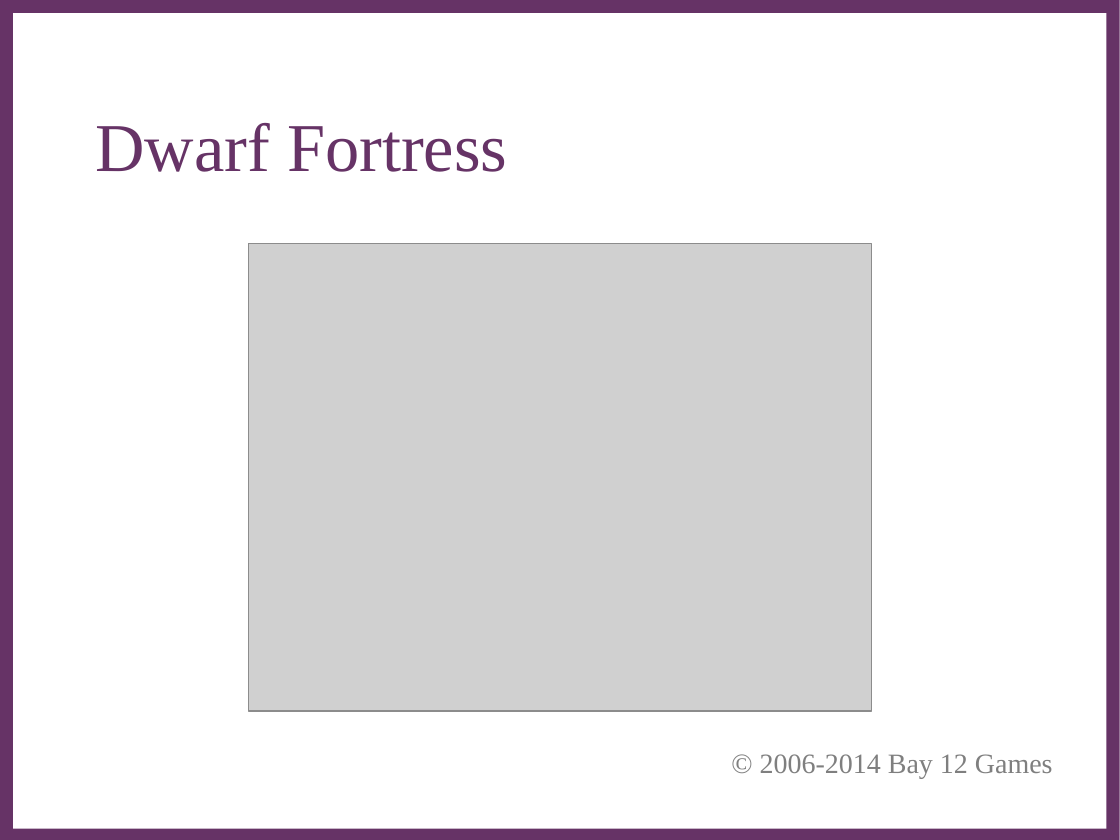
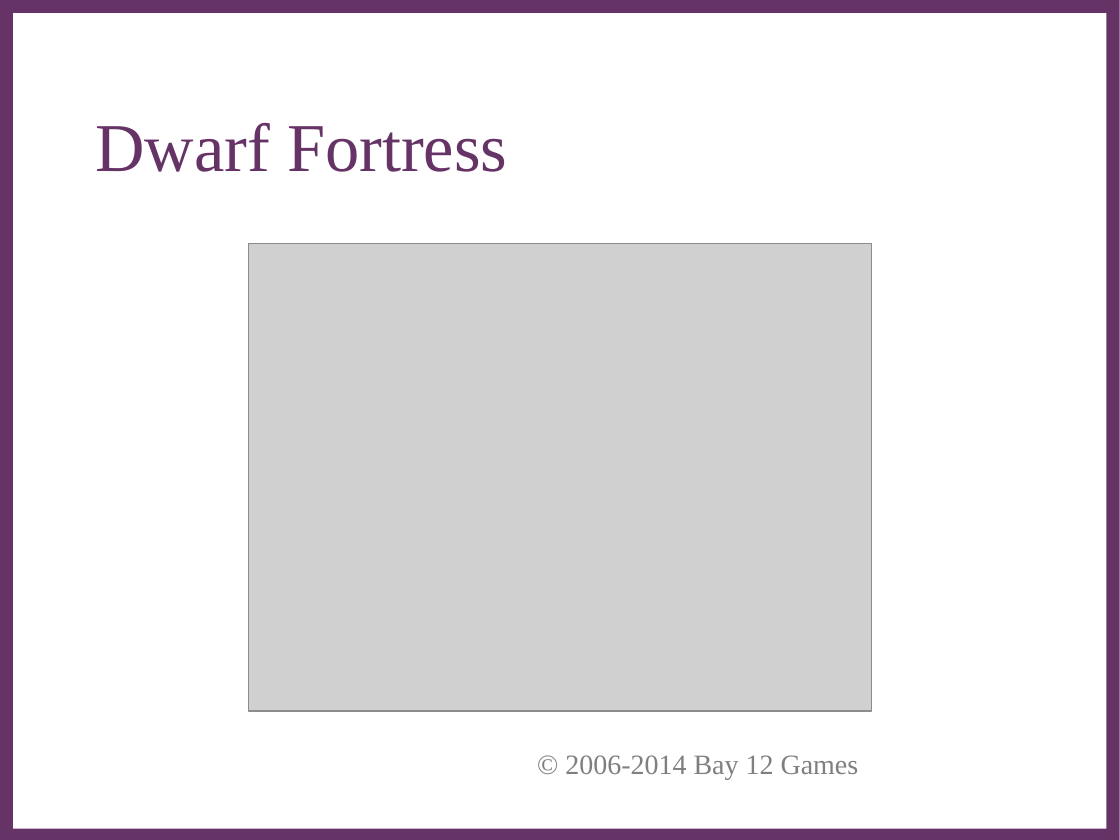
Before and after one commit to Metapyziks/Zombles, a slide deck: slide 5 of Documents/Presentation/zombles.ppt (slide 4 before the commit). Drawn at 1120x840 pixels with LibreOffice and Linux fonts; fonts in the diff are those of the drawing; grey boxes stand for pictures; background and template pictures are left out. Boxes give left, top, right and bottom in pixels: in the first picture for what was removed or moved away, otherwise in the second. Text is boxed around its words. In the diff, an @@ line names an element or a change of style, - is before the commit and + after.

```diff
--- a/Documents/Presentation/zombles.ppt
+++ b/Documents/Presentation/zombles.ppt
@@ text "© 2006-2014 Bay 12 Games": place and size @@
-text "© 2006-2014 Bay 12 Games" at bbox=[760, 754, 1053, 779]
+text "© 2006-2014 Bay 12 Games" at bbox=[565, 755, 859, 780]
@@ text "© 2006-2014 Bay 12 Games" at bbox=[565, 755, 859, 780]: alignment left to right @@
```
Also in this commit, not shown: 2 other slides changed, 1 slide added, 1 other file.
